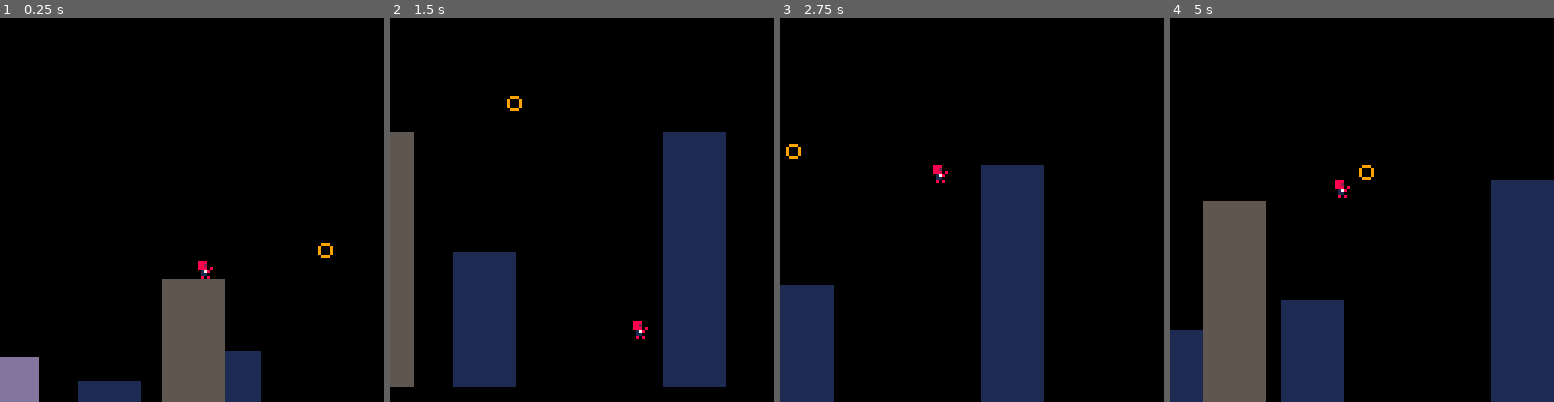
Above: before the commit, frames 1-4 (left to right).
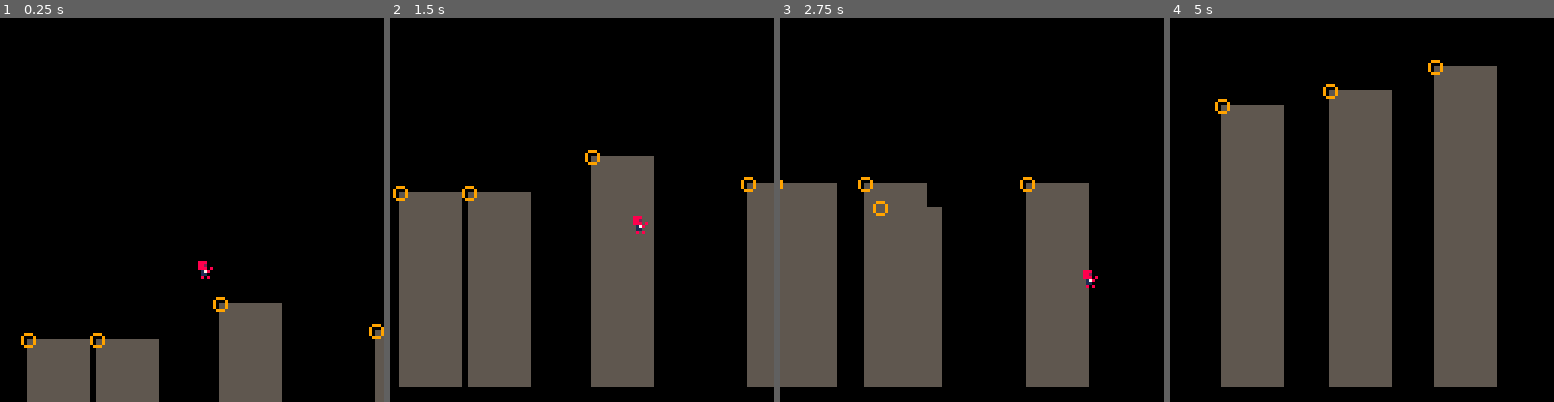
Above: after the commit, the same moments.

Repository: wesen/carts
Game: PICO-8 cartridge games/spiderman/rope.p8
Same seed, same stepped clock (60 frames per second), same inputs: the game is played once before the commit and once after it.
Inputs:
- Up to frame 1 (0.25 s): no input
- Up to frame 2 (1.5 s): tap O (Z key) at 0.7 s
- Up to frame 3 (2.75 s): tap O (Z key) at 1.7, 2.1, 2.5 s
- Up to frame 4 (5 s): tap O (Z key) every 0.4 s from 2.9 to 4.9 s

The runs differ from the first frame. In frame 1, 16% of the frame differs, in the area x 0-100%, y 58-100%; in frame 2, 42%; in frame 3, 36%; in frame 4, 49%, in the area x 0-100%, y 10-100%.

Commit message:
Cull buildings and tethers out of scope

Diff:
--- a/games/spiderman/player.lua
+++ b/games/spiderman/player.lua
@@ -22,7 +22,20 @@
 end)
 
 function cls_player:get_closest_tether()
- return tethers[1]
+ local d=10000
+ local res=nil
+ for tether in all(tethers) do
+  if (self.spd.x>0 and tether.pos.x>self.pos.x) or
+   (self.spd.x<=0 and tether.pos.x<self.pos.x) then
+    local _d=abs(self.pos.x-tether.pos.x)
+    if _d<d then
+     res=tether
+     d=_d
+    end
+  end
+ end
+ if (res==nil) res=tethers[1]
+ return res
 end
 
 function cls_player:draw()
--- a/games/spiderman/rope.lua
+++ b/games/spiderman/rope.lua
@@ -14,22 +14,62 @@
 frame=1
 tethers={}
 
+function cull_elts()
+ local off=0
+ if player.pos.x>256 then
+  off=-128
+ elseif player.pos.x<128 then
+  off=128
+ else
+  return
+ end
+
+ player.pos.x+=off
+ player.prev.x+=off
+ main_camera.pos.x+=off
+
+ for tether in all(tethers) do
+  tether.pos.x+=off
+  if tether.pos.x>384 or tether.pos.x<0 then
+   del(tethers,tether)
+  end
+ end
+
+ for building in all(buildings) do
+  building.pos.x+=off
+  if building.pos.x>384 or building.pos.x<0 then
+   del(buildings,building)
+  end
+ end
+
+ if (off==128) add_elts(0)
+ if (off==-128) add_elts(256)
+end
+
+function add_elts(off)
+ -- for i=1,5+flr(rnd(5)) do
+ --  cls_building.init(v2(flr(rnd(128))+off,60+flr(rnd(60))),row_background)
+ -- end
+ local boff=0
+ for i=1,3+flr(rnd(5)) do
+  local b=v2(boff+off,60+flr(rnd(60)))
+  boff+=30+flr(rnd(50))
+  if b.x<off+128 then
+   cls_tether.init(v2(b.x,128-b.y))
+   cls_building.init(b,row_middleground)
+  end
+ end
+ -- for i=1,5+flr(rnd(5)) do
+ --  cls_building.init(v2(flr(rnd(128))+off,20+flr(rnd(40))),row_foreground)
+ -- end
+end
+
 function _init()
  player=cls_player.init(v2(160,10))
- cls_tether.init(v2(204,28))
 
- cls_building.init(v2(0,80),row_background)
- cls_building.init(v2(90,40),row_background)
- cls_building.init(v2(130,50),row_background)
- cls_building.init(v2(200,90),row_background)
-
- cls_building.init(v2(40,100),row_middleground)
- cls_building.init(v2(70,80),row_middleground)
- cls_building.init(v2(150,90),row_middleground)
-
- cls_building.init(v2(20,30),row_foreground)
- cls_building.init(v2(60,40),row_foreground)
- cls_building.init(v2(120,80),row_foreground)
+ add_elts(0)
+ add_elts(128)
+ add_elts(256)
 
  main_camera=cls_camera.init()
  main_camera:set_target(player)
@@ -46,6 +86,8 @@
  end
 
  main_camera:update()
+
+ cull_elts()
 end
 
 function _draw()
--- a/games/spiderman/rope.p8
+++ b/games/spiderman/rope.p8
@@ -257,7 +257,20 @@
 end)
 
 function cls_player:get_closest_tether()
- return tethers[1]
+ local d=10000
+ local res=nil
+ for tether in all(tethers) do
+  if (self.spd.x>0 and tether.pos.x>self.pos.x) or
+   (self.spd.x<=0 and tether.pos.x<self.pos.x) then
+    local _d=abs(self.pos.x-tether.pos.x)
+    if _d<d then
+     res=tether
+     d=_d
+    end
+  end
+ end
+ if (res==nil) res=tethers[1]
+ return res
 end
 
 function cls_player:draw()
@@ -528,22 +541,62 @@
 frame=1
 tethers={}
 
+function cull_elts()
+ local off=0
+ if player.pos.x>256 then
+  off=-128
+ elseif player.pos.x<128 then
+  off=128
+ else
+  return
+ end
+
+ player.pos.x+=off
+ player.prev.x+=off
+ main_camera.pos.x+=off
+
+ for tether in all(tethers) do
+  tether.pos.x+=off
+  if tether.pos.x>384 or tether.pos.x<0 then
+   del(tethers,tether)
+  end
+ end
+
+ for building in all(buildings) do
+  building.pos.x+=off
+  if building.pos.x>384 or building.pos.x<0 then
+   del(buildings,building)
+  end
+ end
+
+ if (off==128) add_elts(0)
+ if (off==-128) add_elts(256)
+end
+
+function add_elts(off)
+ -- for i=1,5+flr(rnd(5)) do
+ --  cls_building.init(v2(flr(rnd(128))+off,60+flr(rnd(60))),row_background)
+ -- end
+ local boff=0
+ for i=1,3+flr(rnd(5)) do
+  local b=v2(boff+off,60+flr(rnd(60)))
+  boff+=30+flr(rnd(50))
+  if b.x<off+128 then
+   cls_tether.init(v2(b.x,128-b.y))
+   cls_building.init(b,row_middleground)
+  end
+ end
+ -- for i=1,5+flr(rnd(5)) do
+ --  cls_building.init(v2(flr(rnd(128))+off,20+flr(rnd(40))),row_foreground)
+ -- end
+end
+
 function _init()
  player=cls_player.init(v2(160,10))
- cls_tether.init(v2(204,28))
-
- cls_building.init(v2(0,80),row_background)
- cls_building.init(v2(90,40),row_background)
- cls_building.init(v2(130,50),row_background)
- cls_building.init(v2(200,90),row_background)
-
- cls_building.init(v2(40,100),row_middleground)
- cls_building.init(v2(70,80),row_middleground)
- cls_building.init(v2(150,90),row_middleground)
-
- cls_building.init(v2(20,30),row_foreground)
- cls_building.init(v2(60,40),row_foreground)
- cls_building.init(v2(120,80),row_foreground)
+
+ add_elts(0)
+ add_elts(128)
+ add_elts(256)
 
  main_camera=cls_camera.init()
  main_camera:set_target(player)
@@ -560,6 +613,8 @@
  end
 
  main_camera:update()
+
+ cull_elts()
 end
 
 function _draw()
@@ -615,7 +670,7 @@
 00000000008080000000110008880080088800000008000000000000000000000000000000000000000000000000000000000000000000000000000000000000
 00000000000000000000080000000000088800000000000000000000000000000000000000000000000000000000000000000000000000000000000000000000
 __map__
-0000000000000000000000000000000000000000000000000000000000000000000000000000000000000000000000000000000000000000000000000000000000000000000000000000000000000000000000000000000000000000000000000000000000000000000000000000000000000000000000000000000000000000
+0000000000000000000000000100000000000000000000000000000000000000000000000000000000000000000000000000000000000000000000000000000000000000000000000000000000000000000000000000000000000000000000000000000000000000000000000000000000000000000000000000000000000000
 0000000000000000000000000000000000000000000000000000000000000000000000000000000000000000000000000000000000000000000000000000000000000000000000000000000000000000000000000000000000000000000000000000000000000000000000000000000000000000000000000000000000000000
 0000000000000100000000000000000000000000000000000000000000000000000000000000000000000000000000000000000000000000000000000000000000000000000000000000000000000000000000000000000000000000000000000000000000000000000000000000000000000000000000000000000000000000
 0000000000000001000000000000000000000000000000000000000000000000000000000000000000000000000000000000000000000000000000000000000000000000000000000000000000000000000000000000000000000000000000000000000000000000000000000000000000000000000000000000000000000000
